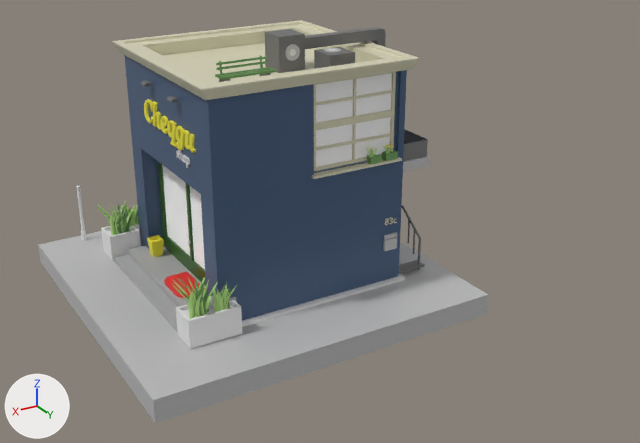
The glTF model public/store.glb: old version first, new version second.
Rendered twice from a 50 mm camera at (3.85, 7.52, 4.43) aimed at (-0.11, 0.92, 1.13). Every picture has the same lights, and +X, +Y and +Z are marked at lower left. Where no turn or scale is listed for an object, it has been applied to the vertices.

Names of what the first picture shows: 'Adress83c', 'AirBlock', 'Bench', 'CandyText', 'Cube.001', 'Cube.006', 'Cube.007', 'Cube.013', 'Cylinder.001', 'Fence.001', 'Grass.005', 'House', 'HouseBase', 'Stairs', 'Vent'.
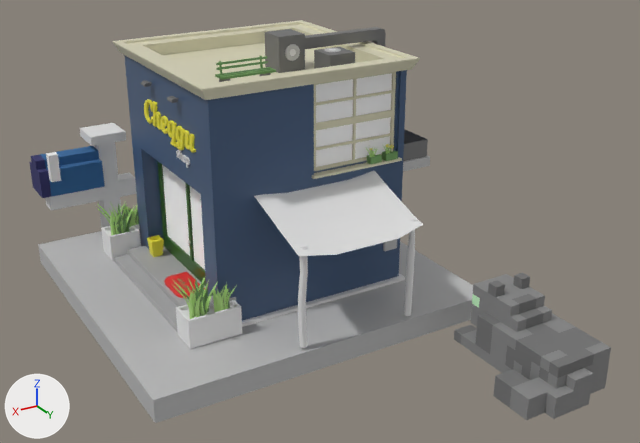
Changed parts and their boxes (x1, y1, x2, y2) in the pictures (640 x 443 px):
'mob_cat2', added: after (454, 273, 611, 420)
'Plane', added: after (254, 171, 423, 256)
'obj_mailbox2b', added: after (30, 123, 137, 228)
'Cylinder.002', added: after (298, 243, 308, 348)
'Cylinder', added: after (404, 218, 415, 316)
'Fence.001', deleted: before (401, 205, 421, 269)
'Cylinder.001', deleted: before (77, 186, 87, 240)
'Cube.013', deleted: before (399, 260, 425, 274)
'Adress83c', deleted: before (385, 217, 397, 225)

The change, as a diff of the scene's bpy script:
```diff
--- a/public/store.glb.py
+++ b/public/store.glb.py
@@ img_obj_mailbox2b @@
+img_obj_mailbox2b = load_image('obj_mailbox2b', '_unpacked/obj_mailbox2b', 256, 1, 'sRGB')
@@ img_mob_cat2 @@
+img_mob_cat2 = load_image('mob_cat2', '_unpacked/mob_cat2', 256, 1, 'sRGB')
@@ mat_palette_007 @@
+mat_palette_007 = principled_material('palette.007')
+mat_palette_007.texture = img_obj_mailbox2b
+mat_palette_007.roughness = 1.0
@@ mat_palette_006 @@
+mat_palette_006 = principled_material('palette.006')
+mat_palette_006.texture = img_mob_cat2
+mat_palette_006.roughness = 1.0
@@ mat_material_014 @@
+mat_material_014 = principled_material('Material.014')
+mat_material_014.base_color = (0.8, 0.8, 0.8)  # white #e7e7e7
@@ mat_material_015 @@
+mat_material_015 = principled_material('Material.015')
+mat_material_015.base_color = (0.8, 0.8, 0.8)  # white #e7e7e7
@@ me_obj_mailbox2b @@
+me_obj_mailbox2b.from_pydata(...)  # 69 vertices, 134 faces; spans x -1.1..0.0, y -0.001..0.5, z 0.6..1.9
+me_obj_mailbox2b.materials.append(mat_palette_007)  # picture img_obj_mailbox2b
@@ me_mob_cat2 @@
+me_mob_cat2.from_pydata(...)  # 157 vertices, 310 faces; spans x 0.0..0.9, y 0.0..1.4, z 0.3..1.0
+me_mob_cat2.materials.append(mat_palette_006)  # picture img_mob_cat2
@@ me_cylinder_001 @@
+me_cylinder_001.from_pydata(...)  # 50 vertices, 96 faces; spans x -1.814..-1.733, y -0.172..-0.086, z 0.059..1.044
+me_cylinder_001.materials.append(mat_material_014)  # white #e7e7e7
@@ me_cylinder @@
+me_cylinder.from_pydata(...)  # 40 vertices, 76 faces; spans x -2.924..-2.851, y -0.175..-0.089, z 0.061..1.044
+me_cylinder.materials.append(mat_material_014)  # white #e7e7e7
@@ me_plane @@
+me_plane.from_pydata(...)  # 25 vertices, 32 faces; spans x -2.986..-1.683, y -0.849..0.018, z 0.963..1.304
+me_plane.materials.append(mat_material_015)  # white #e7e7e7
@@ ob_cube_013 @@
-ob_cube_013 = bpy.data.objects.new('Cube.013', me_cube_009)
-ob_cube_013.location = (-1.176, 0.91, 0.379)
@@ ob_fence_001 @@
-ob_fence_001 = bpy.data.objects.new('Fence.001', me_elbow_joint)
-ob_fence_001.location = (-1.318, 0.913, 0.667)
@@ ob_adress83c @@
-ob_adress83c = bpy.data.objects.new('Adress83c', me_text_002)
-ob_adress83c.location = (-0.799, 1.011, 0.963)
@@ ob_cylinder_001 @@
-ob_cylinder_001 = bpy.data.objects.new('Cylinder.001', me_cylinder_003)
-ob_cylinder_001.location = (1.445, -1.606, 0.623)
@@ ob_obj_mailbox2b @@
+ob_obj_mailbox2b = bpy.data.objects.new('obj_mailbox2b', me_obj_mailbox2b)
+ob_obj_mailbox2b.location = (1.803, -2.184, -0.47)
@@ ob_mob_cat2 @@
+ob_mob_cat2 = bpy.data.objects.new('mob_cat2', me_mob_cat2)
+ob_mob_cat2.location = (-1.556, 1.963, -0.18)
@@ ob_cylinder_002 @@
+ob_cylinder_002 = bpy.data.objects.new('Cylinder.002', me_cylinder_001)
+ob_cylinder_002.location = (2.285, 1.812, 0.29)
@@ ob_cylinder @@
+ob_cylinder = bpy.data.objects.new('Cylinder', me_cylinder)
+ob_cylinder.location = (2.261, 1.804, 0.275)
@@ ob_plane @@
+ob_plane = bpy.data.objects.new('Plane', me_plane)
+ob_plane.location = (2.296, 1.807, 0.278)
```
